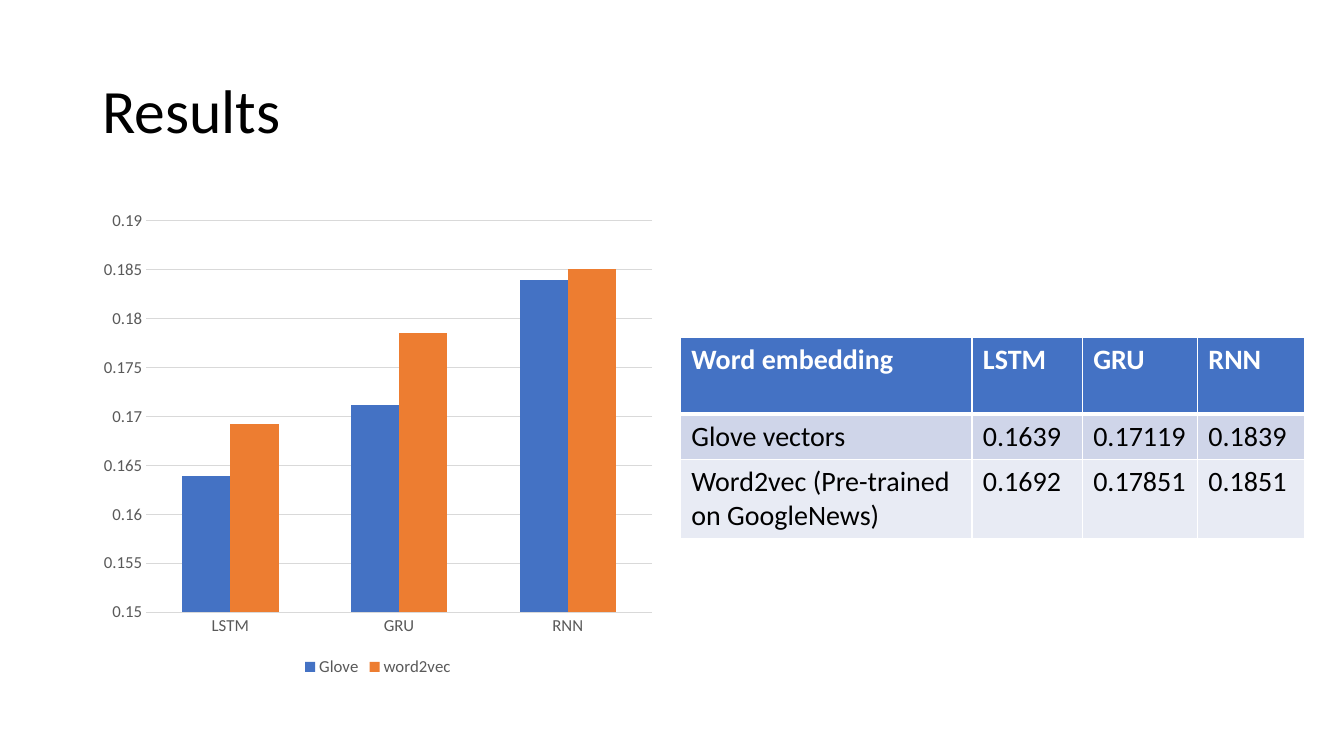
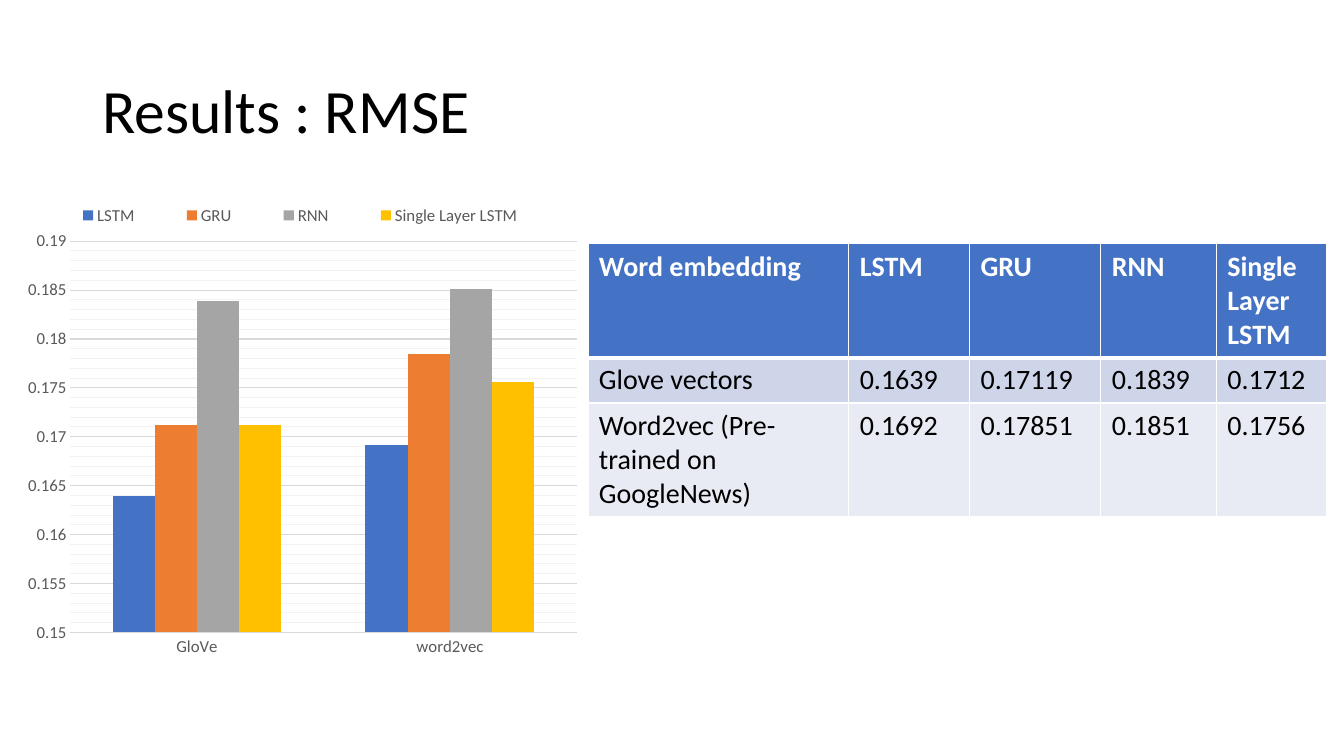
Before and after one commit to Hitesh1912/Smart-Essay-Grader-using-NLP, a slide deck: slide 8 of PPT Docs/PPT_dhruv.pptx. Drawn at 1344x756 pixels with LibreOffice and Linux fonts; fonts in the diff are those of the drawing. Boxes give left, top, right and bottom in pixels: in the first picture for what was removed or moved away, otherwise in the second. Text is boxed around its words. In the diff, an @@ line names an element or a change of style, - is before the commit and + after.

```diff
--- a/PPT Docs/PPT_dhruv.pptx
+++ b/PPT Docs/PPT_dhruv.pptx
@@ title at (102, 90, 469, 134): text changed @@
-Results
+Results : RMSE
@@ column chart at (17, 187, 589, 666) @@
-categories: LSTM, GRU, RNN
+categories: GloVe, word2vec
-Glove: 0.164, 0.171, 0.184
+LSTM: 0.164, 0.169
-word2vec: 0.169, 0.179, 0.185
+GRU: 0.171, 0.179
+RNN: 0.184, 0.185
+Single Layer LSTM: 0.171, 0.176
@@ legend changed @@
@@ category axis changed @@
@@ bar spacing changed @@
@@ column chart: place and size @@
-column chart at (93, 202, 664, 682)
+column chart at (17, 187, 589, 666)
@@ table at (588, 244, 1328, 512) @@
+column 5: Single Layer LSTM | 0.1712 | 0.1756
@@ table: place and size @@
-table at (681, 337, 1305, 536)
+table at (588, 244, 1328, 512)
```
Also in this commit, not shown: 1 other file.
